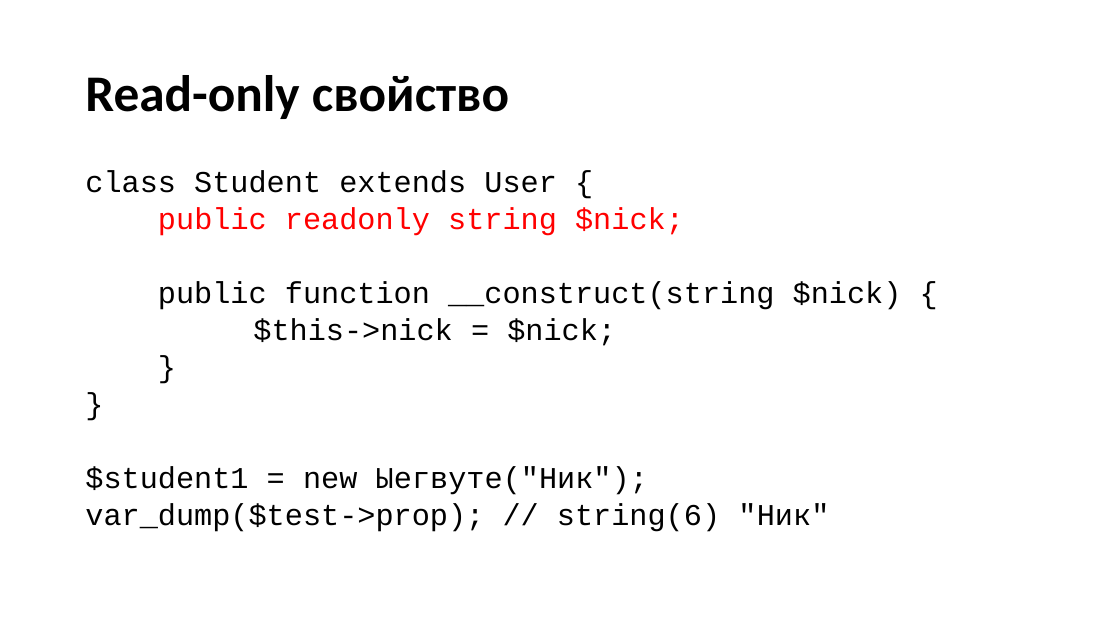
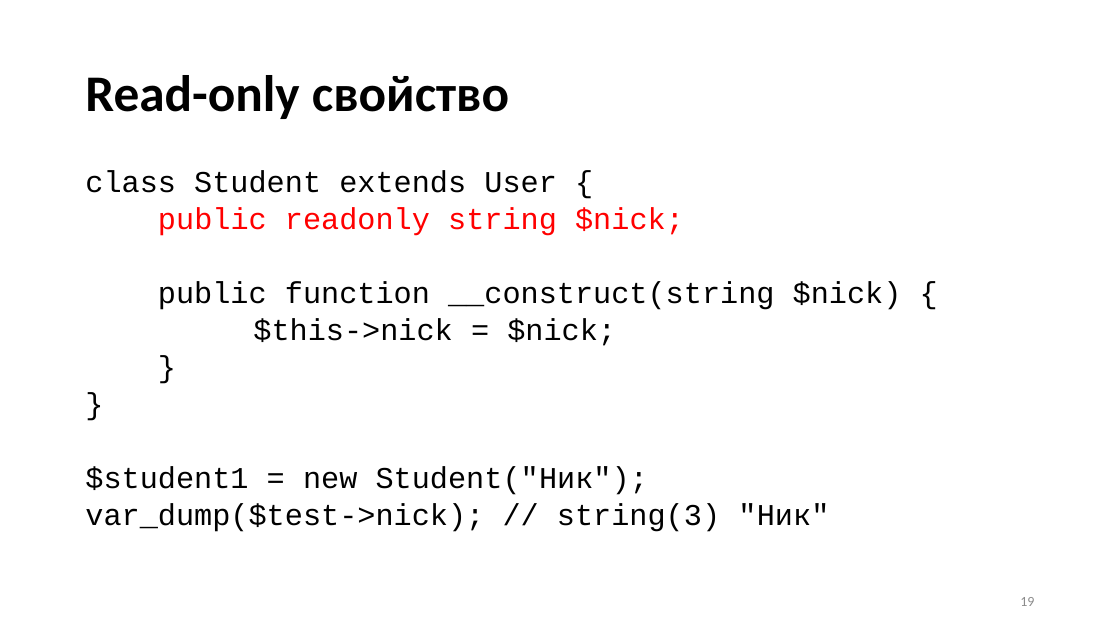
Before and after one commit to neverlaaazy/WebDev-docs, a slide deck: slide 19 of 6 PHP ООП.pptx (slide 18 before the commit). Drawn at 1120x630 pixels with LibreOffice and Linux fonts; fonts in the diff are those of the drawing. Boxes give left, top, right and bottom in pixels: in the first picture for what was removed or moved away, otherwise in the second. Text is boxed around its words. In the diff, an @@ line names an element or a change of style, - is before the commit and + after.

```diff
--- a/6 PHP ООП.pptx
+++ b/6 PHP ООП.pptx
@@ text at [85, 467, 829, 532]: text changed @@
-$student1 = new Ыегвуте("Ник");
-var_dump($test->prop); // string(6) "Ник"
+$student1 = new Student("Ник");
+var_dump($test->nick); // string(3) "Ник"
@@ page number added at [1020, 597, 1034, 606], 12 pt, text #8C8C8C @@
+19
```
Also in this commit, not shown: 18 other slides changed, 8 slides added.
